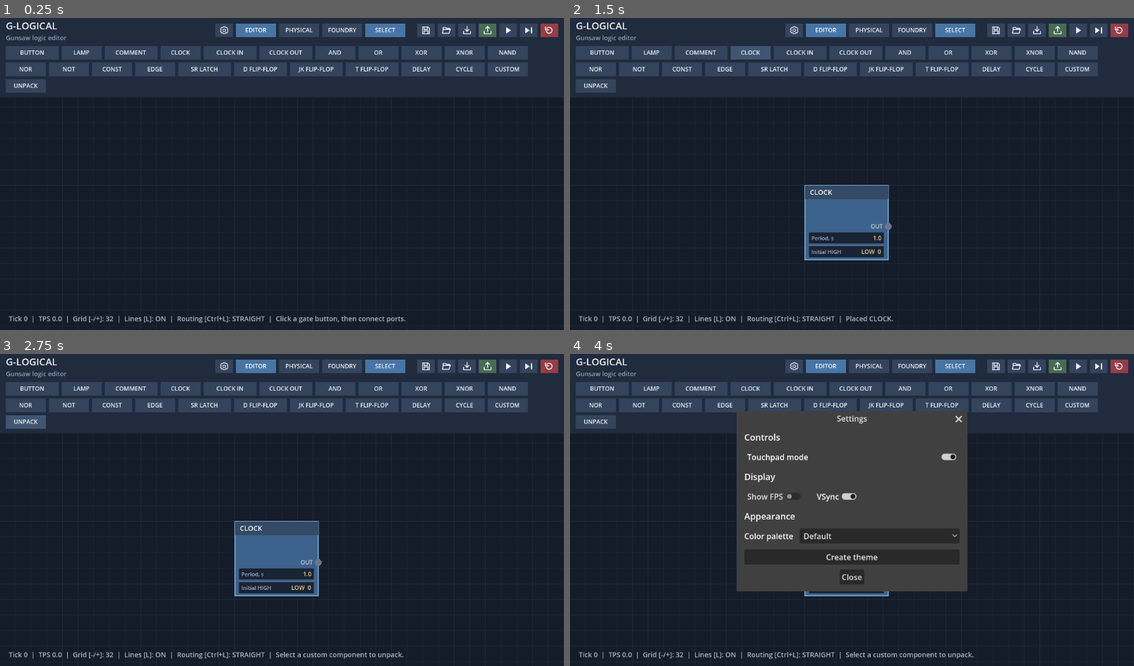
Above: before the commit, frames 1-4 (two rows, left to right).
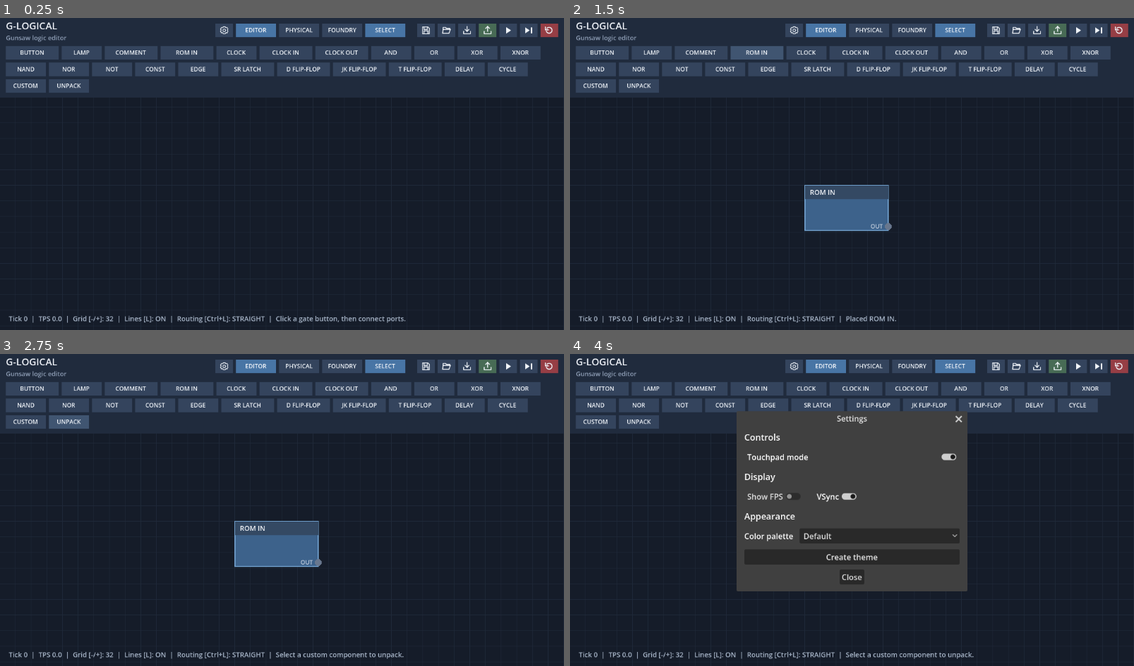
Above: after the commit, the same moments.

Repository: rushellxyz/g-logical
Game: Godot game, scene res://main.tscn
The game is run twice, just before and just after one commit, with the same random seed, the same clock (stepped at 60 frames per second) and the same inputs.
Inputs (mouse positions are in pixels of both pictures, inside the frame that each line leads up to):
- Up to frame 1 (0.25 s): no input
- Up to frame 2 (1.5 s): click (1055, 30) at 0.5 s; click (756, 52) at 1.25 s, where only the run after the commit has a clickable "ROM IN"
- Up to frame 3 (2.75 s): click "UNPACK" at 2 s
- Up to frame 4 (4 s): click (795, 366) at 2.75 s; click "Touchpad mode" at 3.5 s

The runs differ from the first frame. In frame 1, 1.7% of the frame differs, in the area x 2-96%, y 9-24%; in frame 2, 2.4%, in the area x 2-96%, y 9-98%; in frame 3, 2.4%; in frame 4, 1.8%.

Commit message:
Add ROM in and update CPU example

Diff:
--- a/editor.gd
+++ b/editor.gd
@@ -37,6 +37,7 @@
 	{"id": "EDITOR/COMMENT", "name": "COMMENT", "inputs": [], "outputs": []},
 	{"id": "EDITOR/COMPONENT_INPUT", "name": "INPUT", "inputs": [], "outputs": ["OUT"]},
 	{"id": "EDITOR/COMPONENT_OUTPUT", "name": "OUTPUT", "inputs": ["IN"], "outputs": []},
+	{"id": "EDITOR/ROM_IN", "name": "ROM IN", "inputs": [], "outputs": ["OUT"]},
 	{"id": "MP/Logic/CLOCK", "name": "CLOCK", "inputs": [], "outputs": ["OUT"]},
 	{"id": "EDITOR/CLOCK_IN", "name": "CLOCK IN", "inputs": ["CLK"], "outputs": []},
 	{"id": "EDITOR/CLOCK_OUT", "name": "CLOCK OUT", "inputs": [], "outputs": ["CLK"]},
@@ -95,6 +96,8 @@
 var foundry_layout_mode := "Inline"
 var pending_editor_mode := ""
 var mode_confirmation: ConfirmationDialog
+var rom_confirmation: ConfirmationDialog
+var rom_file_dialog: FileDialog
 var component_name_dialog: ConfirmationDialog
 var component_name_field: LineEdit
 var port_name_dialog: ConfirmationDialog
@@ -172,6 +175,22 @@
 	mode_confirmation.title = "Switch editor mode"
 	mode_confirmation.confirmed.connect(_confirm_mode_switch)
 	add_child(mode_confirmation)
+	rom_confirmation = ConfirmationDialog.new()
+	rom_confirmation.title = "Program ROM inputs"
+	rom_confirmation.dialog_text = "A ROM file can initialize the placed ROM IN terminals. Choose a file?"
+	rom_confirmation.get_ok_button().text = "Yes, choose file"
+	rom_confirmation.get_cancel_button().text = "No, ignore ROM IN"
+	rom_confirmation.confirmed.connect(_on_rom_file_confirmed)
+	rom_confirmation.canceled.connect(_on_rom_file_cancelled)
+	add_child(rom_confirmation)
+	rom_file_dialog = FileDialog.new()
+	rom_file_dialog.title = "Choose ROM file"
+	rom_file_dialog.file_mode = FileDialog.FILE_MODE_OPEN_FILE
+	rom_file_dialog.access = FileDialog.ACCESS_FILESYSTEM
+	rom_file_dialog.add_filter("*.* ; All files")
+	rom_file_dialog.file_selected.connect(_on_rom_file_selected)
+	rom_file_dialog.canceled.connect(_on_rom_file_dialog_cancelled)
+	add_child(rom_file_dialog)
 	component_name_dialog = ConfirmationDialog.new()
 	component_name_dialog.title = "Save Foundry Component"
 	component_name_field = LineEdit.new()
@@ -439,7 +458,7 @@
 	connecting_wire = false
 	if foundry_mode:
 		for gate in gates:
-			if gate["type_id"] in ["MP/IO/BUTTON", "MP/IO/LAMP"]:
+			if gate["type_id"] in ["MP/IO/BUTTON", "MP/IO/LAMP", "EDITOR/ROM_IN"]:
 				set_foundry_layout("Expand")
 				break
 	status_text = "Unpacked %d custom component(s)." % indices.size()
@@ -454,6 +473,8 @@
 		return false
 	var layout := str(document.get("layout", "Inline"))
 	if layout not in ["Inline", "Expand"]:
+		return false
+	if layout != "Expand" and count_rom_inputs(document_gates) > 0:
 		return false
 	for gate in document_gates:
 		if not gate is Dictionary or not gate.has("type_id") or not gate.has("position") or not is_valid_position(gate["position"]):
@@ -473,6 +494,8 @@
 				return false
 			continue
 		if gate["type_id"] in ["MP/IO/BUTTON", "MP/IO/LAMP"] and layout != "Expand":
+			return false
+		if gate["type_id"] == "EDITOR/ROM_IN" and layout != "Expand":
 			return false
 		if gate.get("unpacked_bridge", false):
 			if gate["type_id"] not in ["EDITOR/COMPONENT_INPUT", "EDITOR/COMPONENT_OUTPUT"] or gate["inputs"].size() != 1 or gate["outputs"].size() != 1:
@@ -931,6 +954,12 @@
 				status_text = "Remove all BUTTON and LAMP components before switching to Inline."
 				queue_redraw()
 				return
+			if gate["type_id"] == "EDITOR/ROM_IN" or (gate["type_id"] == "EDITOR/CUSTOM" and count_rom_inputs(gate.get("custom_gates", [])) > 0):
+				foundry_inline_button.set_pressed_no_signal(foundry_layout_mode == "Inline")
+				foundry_expand_button.set_pressed_no_signal(foundry_layout_mode == "Expand")
+				status_text = "Foundry components containing ROM IN require Expand mode."
+				queue_redraw()
+				return
 	foundry_layout_mode = layout
 	foundry_inline_button.set_pressed_no_signal(layout == "Inline")
 	foundry_expand_button.set_pressed_no_signal(layout == "Expand")
@@ -951,7 +980,7 @@
 		if foundry_mode:
 			if type_id in ["EDITOR/COMMENT", "EDITOR/CLOCK_IN", "EDITOR/CLOCK_OUT", "EDITOR/WHITETILE"]:
 				continue
-			if type_id in ["MP/IO/BUTTON", "MP/IO/LAMP"] and foundry_layout_mode != "Expand":
+			if type_id in ["MP/IO/BUTTON", "MP/IO/LAMP", "EDITOR/ROM_IN"] and foundry_layout_mode != "Expand":
 				continue
 		elif type_id in ["EDITOR/COMPONENT_INPUT", "EDITOR/COMPONENT_OUTPUT"]:
 			continue
@@ -1882,8 +1911,8 @@
 		if definition["id"] in ["EDITOR/COMMENT", "EDITOR/CLOCK_IN", "EDITOR/CLOCK_OUT", "EDITOR/WHITETILE"]:
 			status_text = "%s is not available in Foundry." % definition["name"]
 			return
-		if definition["id"] in ["MP/IO/BUTTON", "MP/IO/LAMP"] and foundry_layout_mode != "Expand":
-			status_text = "BUTTON and LAMP are available only in Expand mode."
+		if definition["id"] in ["MP/IO/BUTTON", "MP/IO/LAMP", "EDITOR/ROM_IN"] and foundry_layout_mode != "Expand":
+			status_text = "BUTTON, LAMP, and ROM IN are available only in Expand mode."
 			return
 	var viewport_size := get_viewport_rect().size
 	var view_center := Vector2(viewport_size.x * 0.5, toolbar_height + (viewport_size.y - toolbar_height) * 0.5)
@@ -1902,7 +1931,7 @@
 		"lamp_color": "FFD23F",
 		"pulse_pending": false,
 		"text": "Comment",
-		"export": definition["id"] not in ["EDITOR/COMMENT", "EDITOR/CLOCK_IN", "EDITOR/CLOCK_OUT"],
+		"export": definition["id"] not in ["EDITOR/COMMENT", "EDITOR/CLOCK_IN", "EDITOR/CLOCK_OUT", "EDITOR/ROM_IN"],
 		"previous_inputs": []
 	}
 	push_undo_state()
@@ -2683,6 +2712,56 @@
 		status_text = "Gunsaw export is unavailable in Foundry mode. Save the component to use it in Editor mode."
 		return
 	gate_properties.commit()
+	if count_rom_inputs(gates) > 0:
+		rom_confirmation.popup_centered()
+		return
+	export_gunsaw_internal(PackedByteArray(), false)
+
+func _on_rom_file_confirmed() -> void:
+	rom_file_dialog.popup_centered_ratio(0.7)
+
+func _on_rom_file_cancelled() -> void:
+	export_gunsaw_internal(PackedByteArray(), false)
+
+func _on_rom_file_selected(path: String) -> void:
+	var file := FileAccess.open(path, FileAccess.READ)
+	if file == null:
+		status_text = "ROM load failed: %s." % error_string(FileAccess.get_open_error())
+		queue_redraw()
+		return
+	var expected_size := file.get_length()
+	var rom_bits := file.get_buffer(expected_size)
+	file.close()
+	if rom_bits.size() != expected_size:
+		status_text = "ROM load failed: the file could not be read completely."
+		queue_redraw()
+		return
+	export_gunsaw_internal(rom_bits, true)
+
+func _on_rom_file_dialog_cancelled() -> void:
+	status_text = "Export canceled; no ROM file was selected."
+	queue_redraw()
+
+func count_rom_inputs(source_gates: Array, depth: int = 0) -> int:
+	if depth >= CustomComponents.MAX_DEPTH:
+		return 0
+	var count := 0
+	for gate in source_gates:
+		if not gate is Dictionary:
+			continue
+		if gate.get("type_id", "") == "EDITOR/ROM_IN":
+			count += 1
+		elif gate.get("type_id", "") == "EDITOR/CUSTOM":
+			var child_gates = gate.get("custom_gates", [])
+			if child_gates is Array:
+				count += count_rom_inputs(child_gates, depth + 1)
+	return count
+
+func export_gunsaw_internal(rom_bits: PackedByteArray, use_rom_file: bool) -> void:
+	if foundry_mode:
+		status_text = "Gunsaw export is unavailable in Foundry mode. Save the component to use it in Editor mode."
+		return
+	gate_properties.commit()
 	if has_custom_components():
 		var flattened := expand_custom_components()
 		var export_gates: Array[Dictionary] = flattened["gates"]
@@ -2694,7 +2773,19 @@
 		var saved_wires := wires
 		gates = export_gates
 		wires = export_wires_data
-		export_gunsaw()
+		export_gunsaw_internal(rom_bits, use_rom_file)
+		gates = saved_gates
+		wires = saved_wires
+		simulation.dirty = true
+		queue_redraw()
+		return
+	if count_rom_inputs(gates) > 0:
+		var saved_gates := gates
+		var saved_wires := wires
+		var programmed := program_rom_inputs(gates, wires, rom_bits, use_rom_file)
+		gates = programmed["gates"]
+		wires = programmed["wires"]
+		export_gunsaw_internal(PackedByteArray(), false)
 		gates = saved_gates
 		wires = saved_wires
 		simulation.dirty = true
@@ -2855,6 +2946,91 @@
 	DisplayServer.clipboard_set(encoded)
 	status_text = "Exported %d props to clipboard and %s." % [exported_count, EXPORT_PATH]
 
+func program_rom_inputs(source_gates: Array, source_wires: Array, rom_bits: PackedByteArray, use_rom_file: bool) -> Dictionary:
+	var rom_gate_indices: Array[int] = []
+	for index in range(source_gates.size()):
+		if source_gates[index].get("type_id", "") == "EDITOR/ROM_IN":
+			rom_gate_indices.append(index)
+	rom_gate_indices.sort_custom(func(left: int, right: int) -> bool:
+		var left_position: Vector2 = normalized_position(source_gates[left].get("position", Vector2.ZERO))
+		var right_position: Vector2 = normalized_position(source_gates[right].get("position", Vector2.ZERO))
+		if not is_equal_approx(left_position.y, right_position.y):
+			return left_position.y < right_position.y
+		if not is_equal_approx(left_position.x, right_position.x):
+			return left_position.x < right_position.x
+		return left < right
+	)
+	var rom_values: Dictionary = {}
+	for order in range(rom_gate_indices.size()):
+		var value := false
+		var bit_index := order
+		var byte_index := floori(float(bit_index) / 8.0)
+		if use_rom_file and byte_index < rom_bits.size():
+			value = (rom_bits[byte_index] & (1 << (7 - bit_index % 8))) != 0
+		rom_values[rom_gate_indices[order]] = value
+
+	var expanded_gates: Array[Dictionary] = []
+	var gate_map: Dictionary = {}
+	var max_gate_id := 0
+	for index in range(source_gates.size()):
+		if rom_values.has(index):
+			continue
+		var copied_gate: Dictionary = source_gates[index].duplicate(true)
+		gate_map[index] = expanded_gates.size()
+		expanded_gates.append(copied_gate)
+		max_gate_id = maxi(max_gate_id, int(copied_gate.get("id", 0)))
+
+	var has_programmed_output := false
+	if use_rom_file:
+		for wire in source_wires:
+			var source_index := int(wire.get("from_gate", -1))
+			if rom_values.get(source_index, false) and gate_map.has(int(wire.get("to_gate", -1))):
+				has_programmed_output = true
+				break
+
+	var expanded_wires: Array[Dictionary] = []
+	for wire in source_wires:
+		var source_index := int(wire.get("from_gate", -1))
+		var target_index := int(wire.get("to_gate", -1))
+		if rom_values.has(source_index):
+			if has_programmed_output and use_rom_file and rom_values[source_index] and gate_map.has(target_index):
+				expanded_wires.append({
+					"from_gate": expanded_gates.size(),
+					"from_port": 1,
+					"to_gate": int(gate_map[target_index]),
+					"to_port": int(wire["to_port"])
+				})
+			continue
+		if rom_values.has(target_index) or not gate_map.has(source_index) or not gate_map.has(target_index):
+			continue
+		var copied_wire: Dictionary = wire.duplicate(true)
+		copied_wire["from_gate"] = int(gate_map[source_index])
+		copied_wire["to_gate"] = int(gate_map[target_index])
+		expanded_wires.append(copied_wire)
+
+	if has_programmed_output:
+		var helper_index := expanded_gates.size()
+		var helper_id := max_gate_id + 1
+		expanded_gates.append({
+			"id": helper_id,
+			"type_id": "MP/Logic/SR",
+			"name": "ROM INIT",
+			"position": Vector2.ZERO,
+			"input_names": ["S", "R"],
+			"output_names": ["Q", "/Q"],
+			"inputs": [false, false],
+			"outputs": [false, false],
+			"previous_inputs": [false, false],
+			"memory": false,
+			"state": false,
+			"pulse_pending": false,
+			"export": true,
+			"rom_helper": true,
+			"gunsaw_data": {"initialQ": 0}
+		})
+		expanded_wires.append({"from_gate": helper_index, "from_port": 1, "to_gate": helper_index, "to_port": 0})
+	return {"gates": expanded_gates, "wires": expanded_wires}
+
 func white_tile_export_part(gate: Dictionary) -> Dictionary:
 	var tile_size := gate_size(gate)
 	var tile_position: Vector2 = gate["position"]
Not shown, changed: examples/WIP 4bit CPU.json
Not shown, changed: README.md
